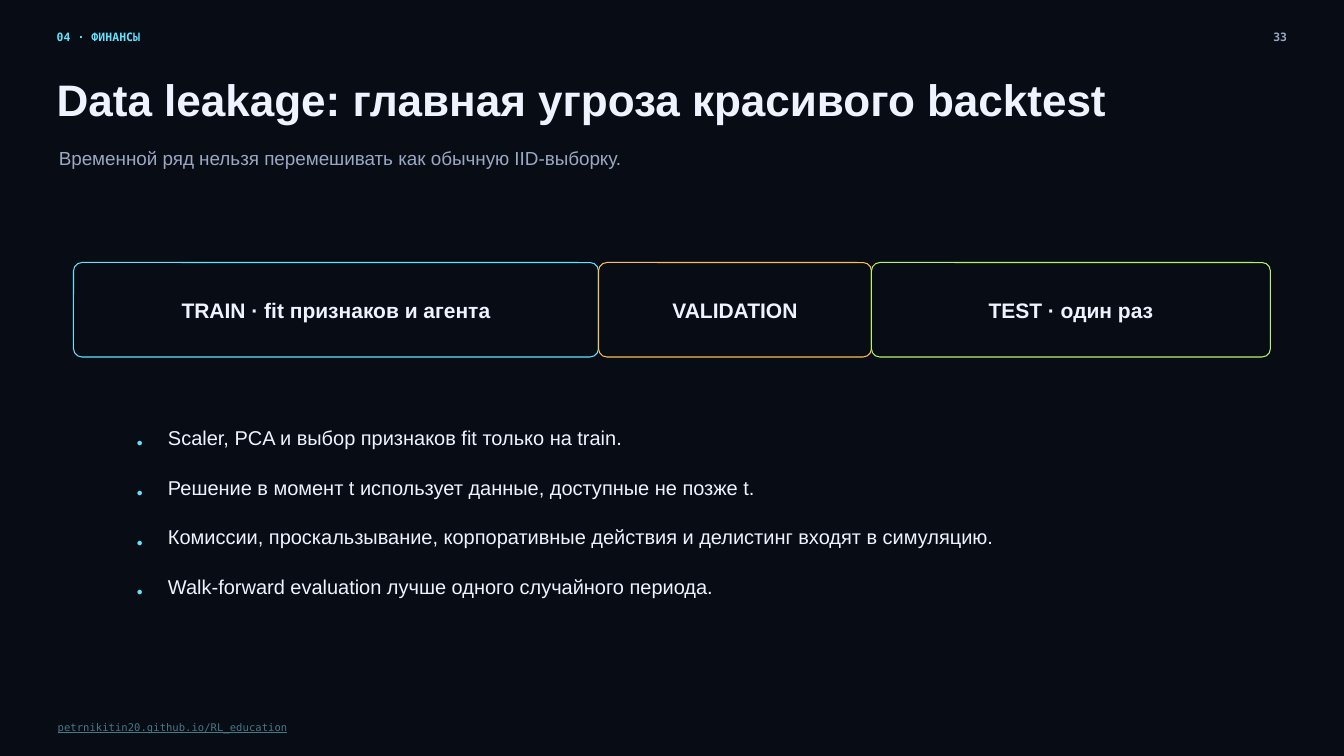
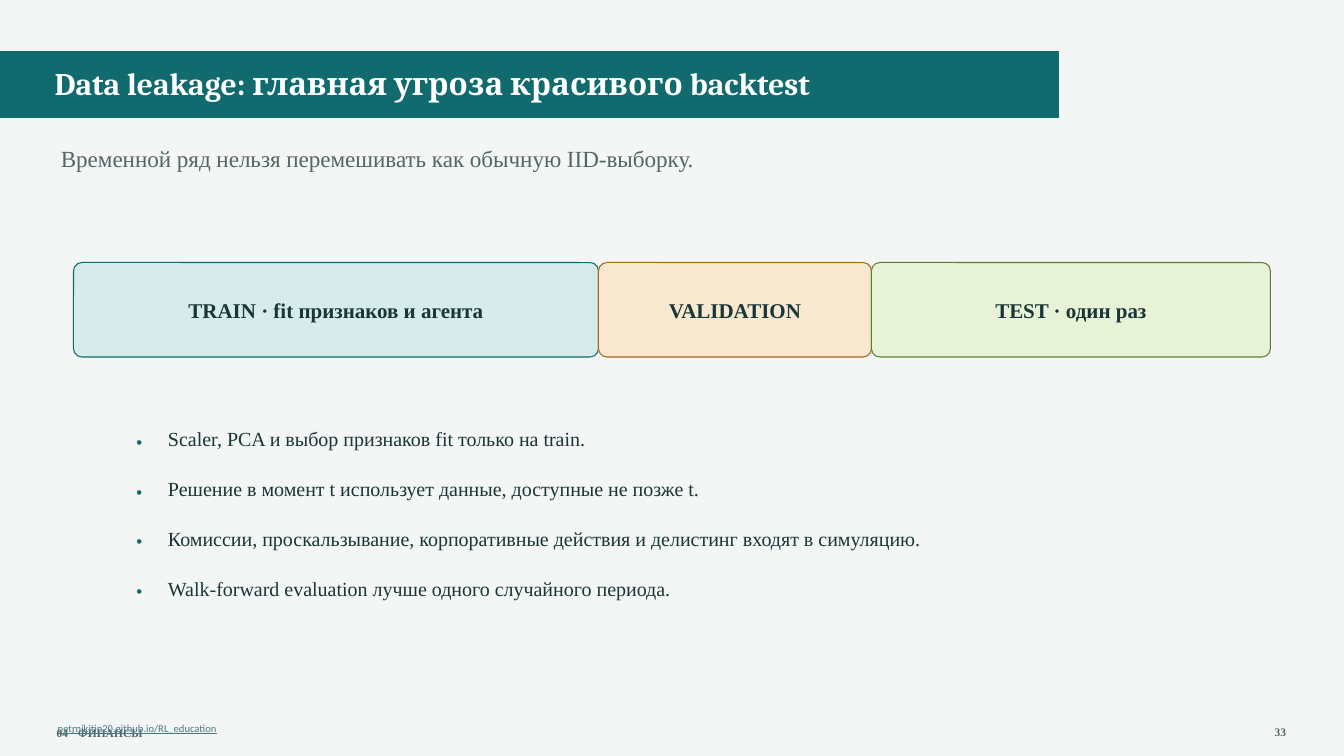
Before and after one commit to PetrNikitin20/RL_education, a slide deck: slide 33 of slides/RL_подготовка_к_лабораторной_работе.pptx. Drawn at 1344x756 pixels with LibreOffice and Linux fonts; fonts in the diff are those of the drawing; background and template pictures are left out. Boxes give left, top, right and bottom in pixels: in the first picture for what was removed or moved away, otherwise in the second. Text is boxed around its words. In the diff, an @@ line names an element or a change of style, - is before the commit and + after.

```diff
--- a/slides/RL_подготовка_к_лабораторной_работе.pptx
+++ b/slides/RL_подготовка_к_лабораторной_работе.pptx
@@ background #070C15 to picture (left out) @@
@@ rectangle added at <box>0,51,1059,118</box>, fill #116A6E, outline #116A6E 0.75 pt @@
@@ text "Data leakage: главная угроза красивого ...": place and size @@
-text "Data leakage: главная угроза красивого ..." at <box>57,84,1106,124</box>
+text "Data leakage: главная угроза красивого ..." at <box>55,73,810,103</box>
@@ text "Data leakage: главная угроза красивого ..." at <box>55,73,810,103</box>: size 31.5 to 22.5 pt, font Arial to Cambria, text colour #EEF3FF to #FFFFFF; line spacing 1 to 1.05 @@
@@ text "Временной ряд нельзя перемешивать как ..." at <box>61,150,694,172</box>: size 13.5 to 16.5 pt, font Arial to Times New Roman, text colour #9AA8C2 to #516667; line spacing 1 to 1.05 @@
@@ rounded rectangle at <box>74,262,599,357</box>: fill none to #D7EBEC; outline #62E4FF 0.75 pt to #116A6E 0.75 pt @@
@@ rounded rectangle at <box>599,262,872,357</box>: fill none to #F7E8CF; outline #FFBD59 0.75 pt to #A86716 0.75 pt @@
@@ rounded rectangle at <box>872,262,1271,357</box>: fill none to #E7F2D7; outline #B9F36B 0.75 pt to #5E7E31 0.75 pt @@
@@ text at <box>136,427,159,455</box>: text changed; size 7.5 to 12 pt; font Arial to Times New Roman; text colour #62E4FF to #116A6E @@
-●
+•
@@ text at <box>136,477,159,504</box>: text changed; size 7.5 to 12 pt; font Arial to Times New Roman; text colour #62E4FF to #116A6E @@
-●
+•
@@ text at <box>136,527,159,555</box>: text changed; size 7.5 to 12 pt; font Arial to Times New Roman; text colour #62E4FF to #116A6E @@
-●
+•
@@ text at <box>136,577,159,604</box>: text changed; size 7.5 to 12 pt; font Arial to Times New Roman; text colour #62E4FF to #116A6E @@
-●
+•
@@ font Arial to Times New Roman, text colour #EEF3FF to #183637; line spacing 1 to 1.05 in 7 elements at <box>188,303,483,323</box>, <box>669,304,801,319</box>, <box>995,304,1147,323</box>, <box>168,432,586,451</box>, <box>168,483,699,500</box>, <box>168,532,920,550</box>, <box>168,582,671,600</box> @@
@@ text "petrnikitin20.github.io/RL_education" at <box>58,725,217,735</box>: font DejaVu Sans Mono to Calibri; line spacing 1 to 1.05 @@
@@ text "04 · ФИНАНСЫ": place and size @@
-text "04 · ФИНАНСЫ" at <box>57,32,140,41</box>
+text "04 · ФИНАНСЫ" at <box>57,729,143,737</box>
@@ text "04 · ФИНАНСЫ" at <box>57,729,143,737</box>: font DejaVu Sans Mono to Times New Roman, text colour #62E4FF to #516667; line spacing 1 to 1.05 @@
@@ text "33": place and size @@
-text "33" at <box>1273,32,1287,41</box>
+text "33" at <box>1275,728,1287,736</box>
@@ text "33" at <box>1275,728,1287,736</box>: font DejaVu Sans Mono to Times New Roman, text colour #9AA8C2 to #516667; line spacing 1 to 1.05 @@
```
Also in this commit, not shown: 44 other slides changed, 1 slide added, 9 other files.
